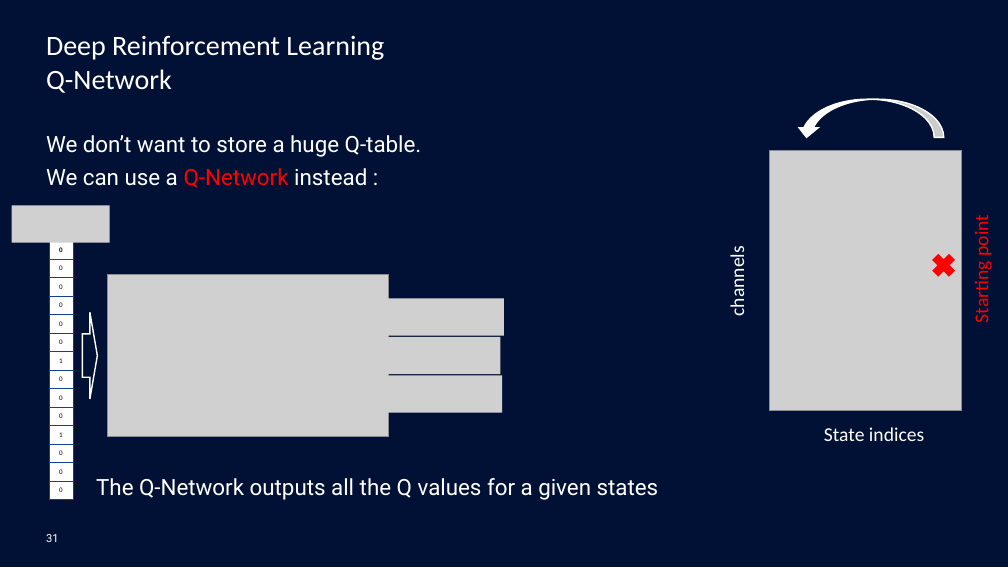
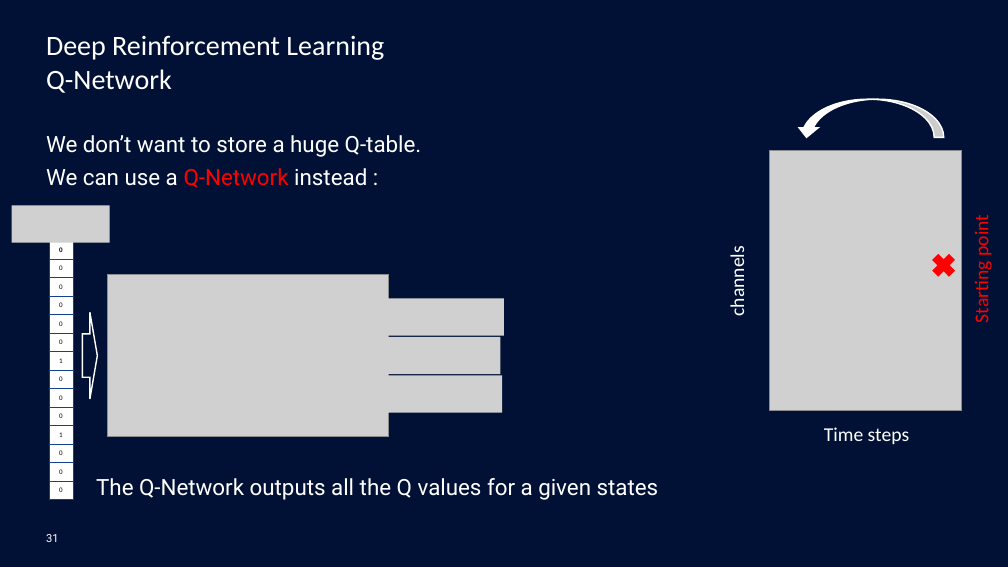
Before and after one commit to mgoutay/ml_course, a slide deck: slide 31 of RL_course.pptx. Drawn at 1008x567 pixels with LibreOffice and Linux fonts; fonts in the diff are those of the drawing; grey boxes stand for pictures; background and template pictures are left out. Boxes give left, top, right and bottom in pixels: in the first picture for what was removed or moved away, otherwise in the second. Text is boxed around its words. In the diff, an @@ line names an element or a change of style, - is before the commit and + after.

```diff
--- a/RL_course.pptx
+++ b/RL_course.pptx
@@ text removed at [824,427,924,441] @@
-State indices
@@ text added at [824,427,910,444], 14 pt, text #FFFFFF @@
+Time steps
```
Also in this commit, not shown: 2 other slides changed, 1 other file.
